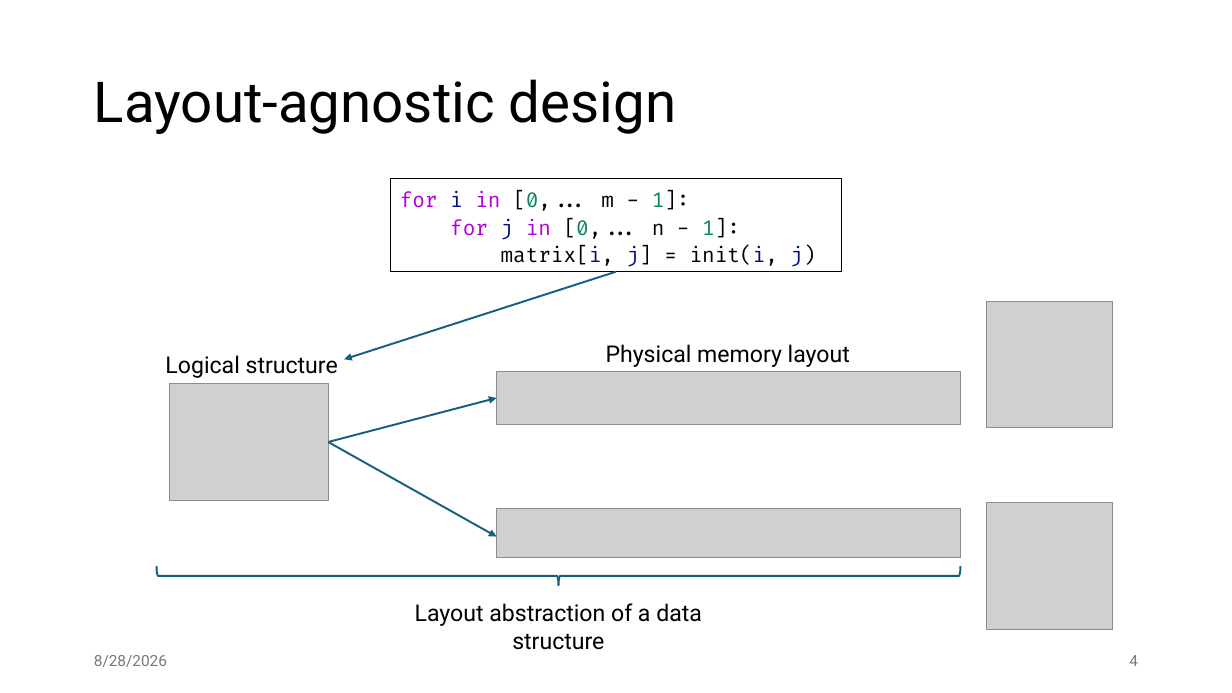
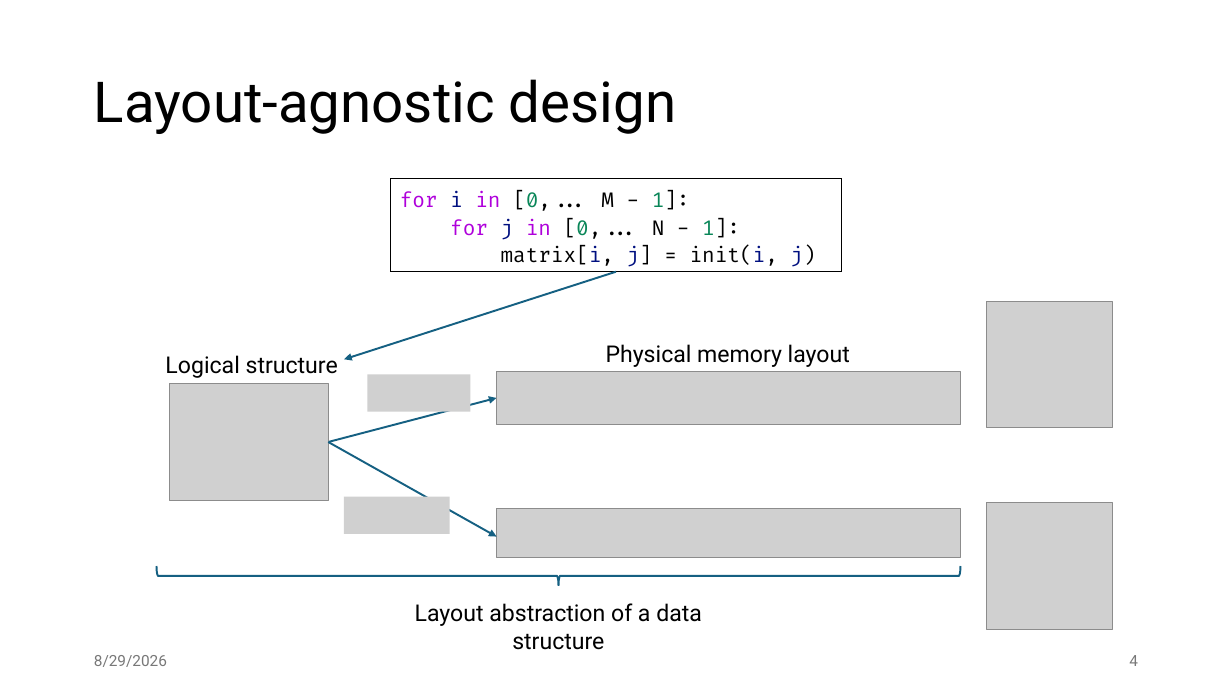
Before and after one commit to jiriklepl/phd-thesis, a slide deck: slide 4 of slides/Optimizing Memory Layouts and Traversal Orders in High-Performance Computing.pptx. Drawn at 1232x693 pixels with LibreOffice and Linux fonts; fonts in the diff are those of the drawing; grey boxes stand for pictures. Boxes give left, top, right and bottom in pixels: in the first picture for what was removed or moved away, otherwise in the second. Text is boxed around its words. In the diff, an @@ line names an element or a change of style, - is before the commit and + after.

```diff
--- a/slides/Optimizing Memory Layouts and Traversal Orders in High-Performance Computing.pptx
+++ b/slides/Optimizing Memory Layouts and Traversal Orders in High-Performance Computing.pptx
@@ text in rectangle at (x1=400, y1=190, x2=740, y2=240): text changed @@
-for i in [0,... m - 1]:
-for j in [0,... n - 1]:
+for i in [0,... M - 1]:
+for j in [0,... N - 1]:
@@ picture added at (x1=368, y1=374, x2=470, y2=411) @@
@@ picture added at (x1=344, y1=497, x2=449, y2=534) @@
```
Also in this commit, not shown: 28 other slides changed, 1 slide added, 2 slides removed.
